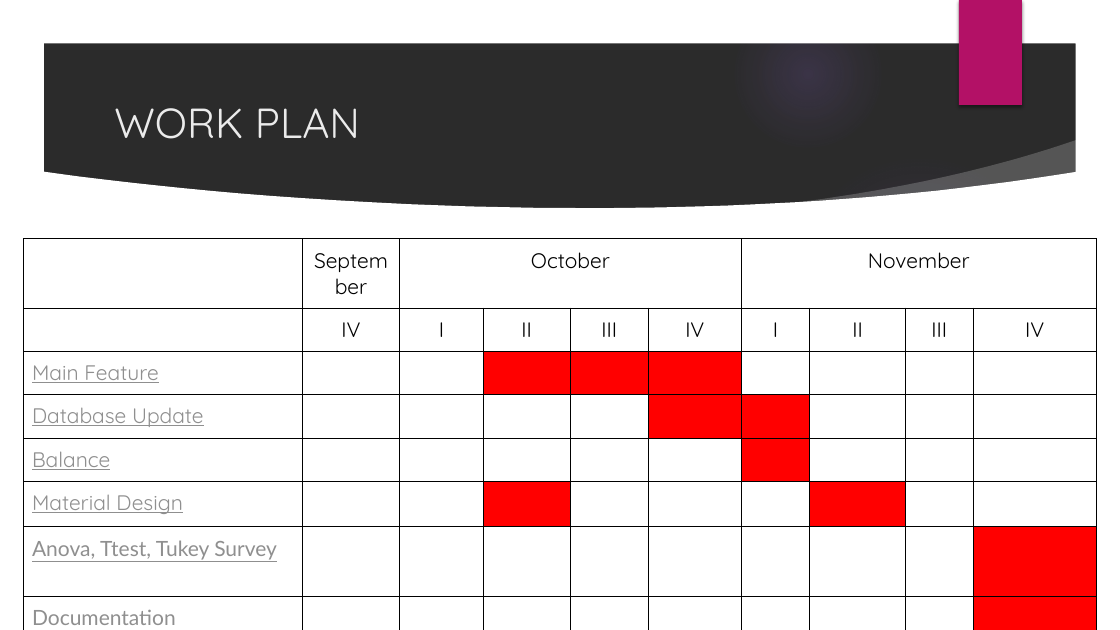
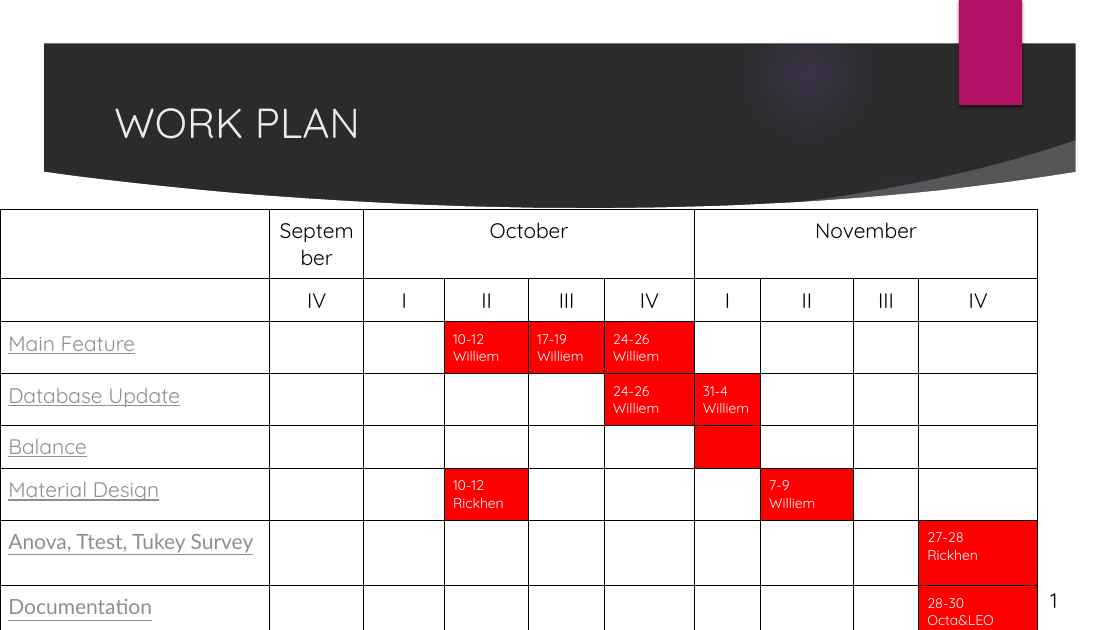
Before and after one commit to tyrand3/HCI-Budgeting, a slide deck: slide 3 of PPTHCiBudgeting.pptx (slide 2 before the commit). Drawn at 1120x630 pixels with LibreOffice and Linux fonts; fonts in the diff are those of the drawing; background and template pictures are left out; a plain dark background stands for a picture behind light text. Boxes give left, top, right and bottom in pixels: in the first picture for what was removed or moved away, otherwise in the second. Text is boxed around its words. In the diff, an @@ line names an element or a change of style, - is before the commit and + after.

```diff
--- a/PPTHCiBudgeting.pptx
+++ b/PPTHCiBudgeting.pptx
@@ table at [0,209,1037,630] @@
-row 3: Main Feature |  |  |  |  |  |  |  |  | 
+row 3: Main Feature |  |  | 10-12 Williem | 17-19 / Williem | 24-26 / Williem |  |  |  | 
-row 4, column 6: 
+row 4, column 6: 24-26 / Williem
-row 4, column 7: 
+row 4, column 7: 31-4 / Williem
-row 6, column 4: 
+row 6, column 4: 10-12 Rickhen
-row 6, column 8: 
+row 6, column 8: 7-9 / Williem
-row 7, column 10: 
+row 7, column 10: 27-28 / Rickhen
-row 8, column 10: 
+row 8, column 10: 28-30 / Octa&LEO
@@ table: place and size @@
-table at [24,239,1097,630]
+table at [0,209,1037,630]
@@ text added at [1050,593,1057,608], 18 pt, text #000000 @@
+1
```
Also in this commit, not shown: 19 other slides changed, 14 slides added, 5 other files.
